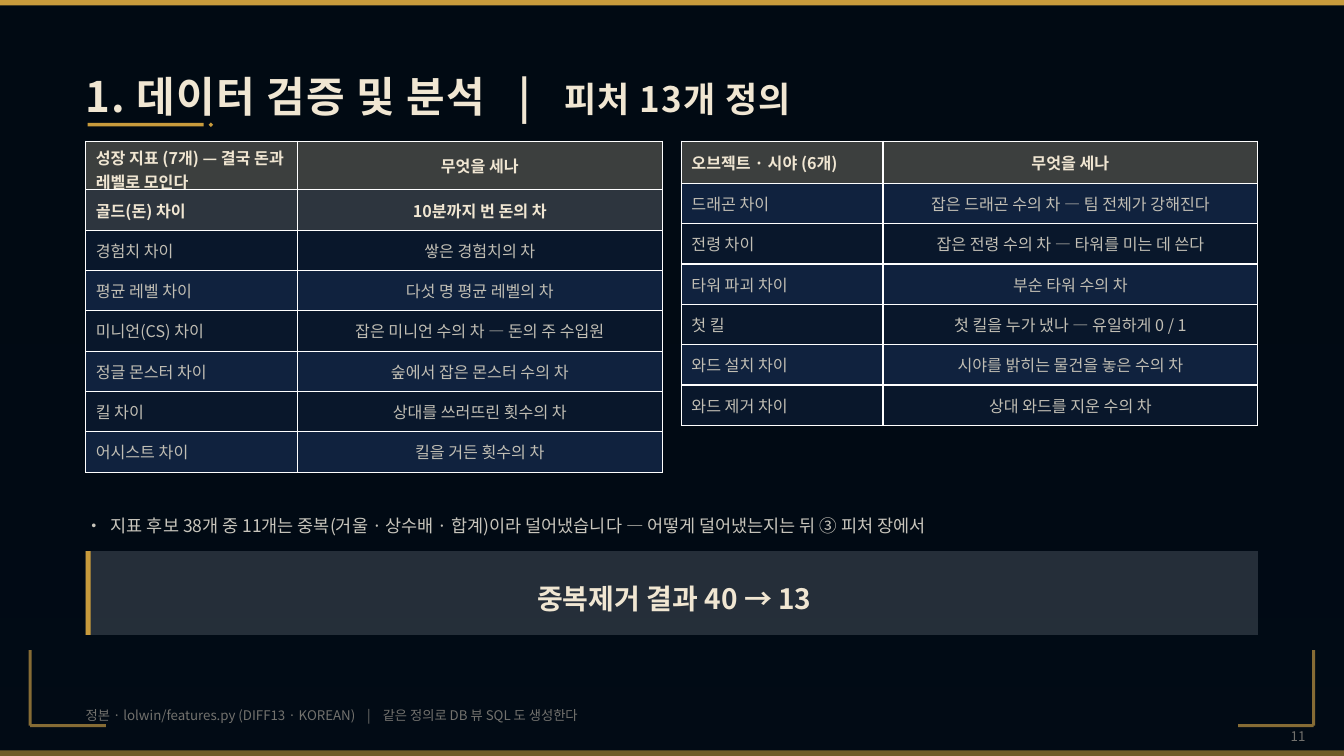
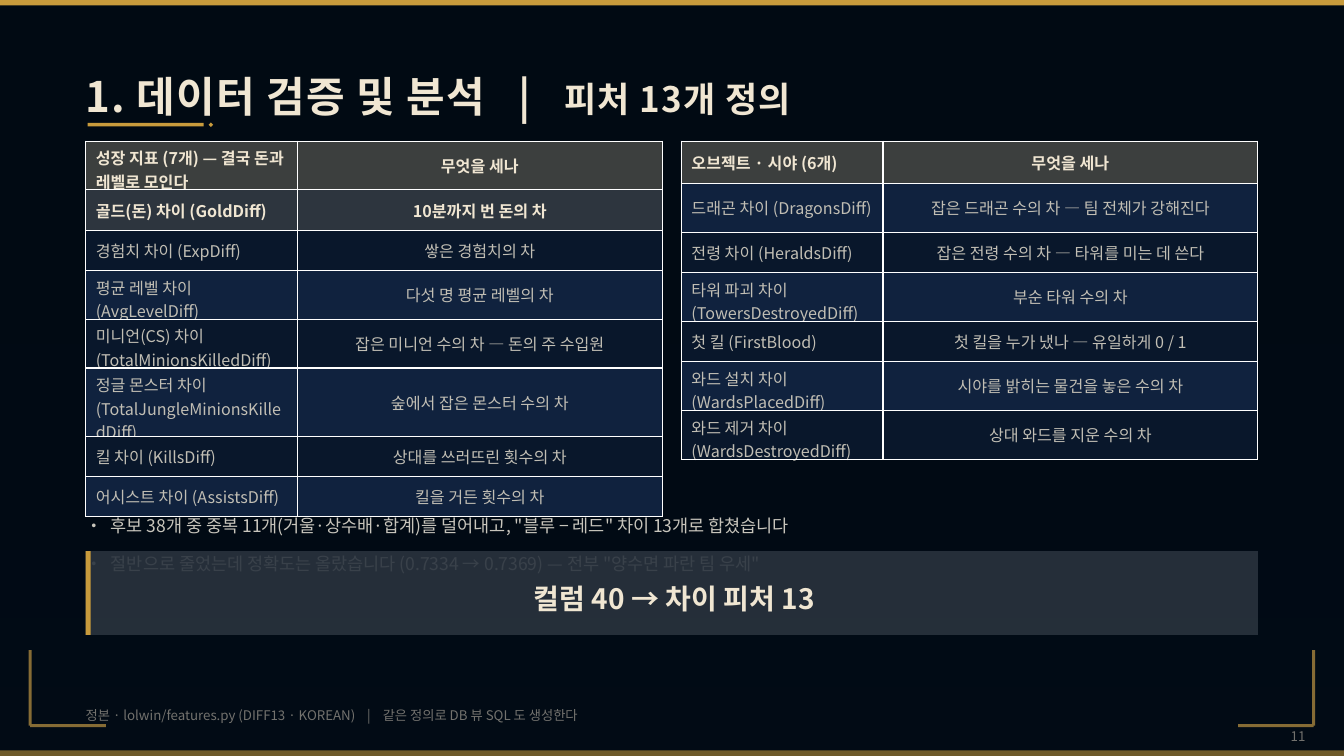
Before and after one commit to wpalswpa/project2608, a slide deck: slide 11 of 4조(십분컷)_미니2프로젝트_LoL 인게임 시점별 경기 데이터 기반 승패 예측 및 핵심 승리요인 분석_발표자료.pptx. Drawn at 1344x756 pixels with LibreOffice and Linux fonts; fonts in the diff are those of the drawing; background and template pictures are left out; a plain dark background stands for a picture behind light text. Boxes give left, top, right and bottom in pixels: in the first picture for what was removed or moved away, otherwise in the second. Text is boxed around its words. In the diff, an @@ line names an element or a change of style, - is before the commit and + after.

```diff
--- a/4조(십분컷)_미니2프로젝트_LoL 인게임 시점별 경기 데이터 기반 승패 예측 및 핵심 승리요인 분석_발표자료.pptx
+++ b/4조(십분컷)_미니2프로젝트_LoL 인게임 시점별 경기 데이터 기반 승패 예측 및 핵심 승리요인 분석_발표자료.pptx
@@ table at [86,141,662,510] @@
-row 2, column 1: 골드(돈) 차이
+row 2, column 1: 골드(돈) 차이 (GoldDiff)
-row 3, column 1: 경험치 차이
+row 3, column 1: 경험치 차이 (ExpDiff)
-row 4, column 1: 평균 레벨 차이
+row 4, column 1: 평균 레벨 차이 (AvgLevelDiff)
-row 5, column 1: 미니언(CS) 차이
+row 5, column 1: 미니언(CS) 차이 (TotalMinionsKilledDiff)
-row 6, column 1: 정글 몬스터 차이
+row 6, column 1: 정글 몬스터 차이 (TotalJungleMinionsKilledDiff)
-row 7, column 1: 킬 차이
+row 7, column 1: 킬 차이 (KillsDiff)
-row 8, column 1: 어시스트 차이
+row 8, column 1: 어시스트 차이 (AssistsDiff)
@@ table at [682,141,1258,465] @@
-row 2, column 1: 드래곤 차이
+row 2, column 1: 드래곤 차이 (DragonsDiff)
-row 3, column 1: 전령 차이
+row 3, column 1: 전령 차이 (HeraldsDiff)
-row 4, column 1: 타워 파괴 차이
+row 4, column 1: 타워 파괴 차이 (TowersDestroyedDiff)
-row 5, column 1: 첫 킬
+row 5, column 1: 첫 킬 (FirstBlood)
-row 6, column 1: 와드 설치 차이
+row 6, column 1: 와드 설치 차이 (WardsPlacedDiff)
-row 7, column 1: 와드 제거 차이
+row 7, column 1: 와드 제거 차이 (WardsDestroyedDiff)
@@ text at [111,514,789,575]: text changed @@
-• 지표 후보 38개 중 11개는 중복(거울 · 상수배 · 합계)이라 덜어냈습니다 — 어떻게 덜어냈는지는 뒤 ③ 피처 장에서
+• 후보 38개 중 중복 11개(거울·상수배·합계)를 덜어내고, "블루 − 레드" 차이 13개로 합쳤습니다
+• 절반으로 줄었는데 정확도는 올랐습니다 (0.7334 → 0.7369) — 전부 "양수면 파란 팀 우세"
@@ text at [534,585,815,612]: text changed @@
-중복제거 결과 40 → 13
+컬럼 40 → 차이 피처 13
```
Also in this commit, not shown: 11 other slides changed, 8 slides removed, 1 other file.
